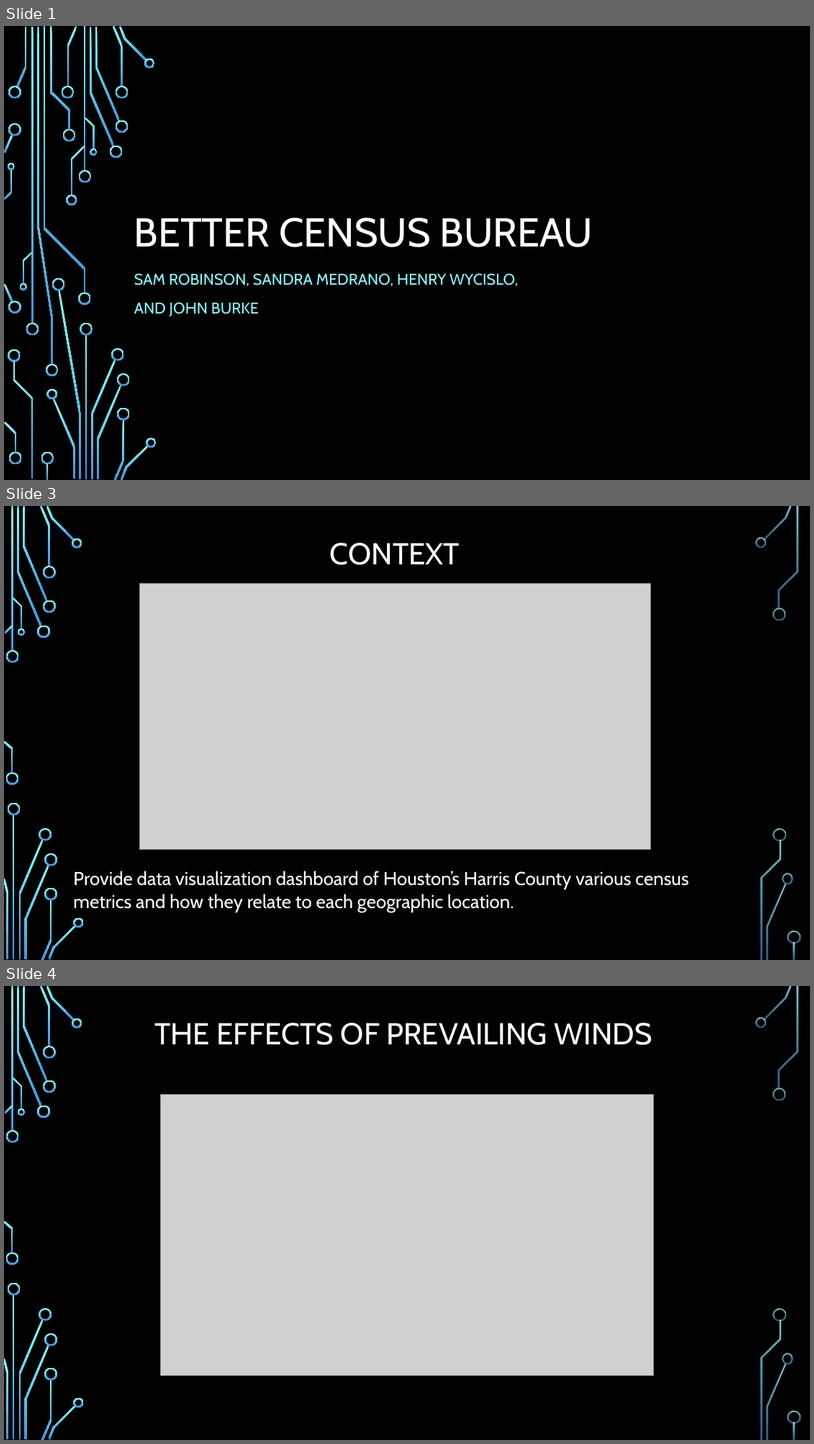
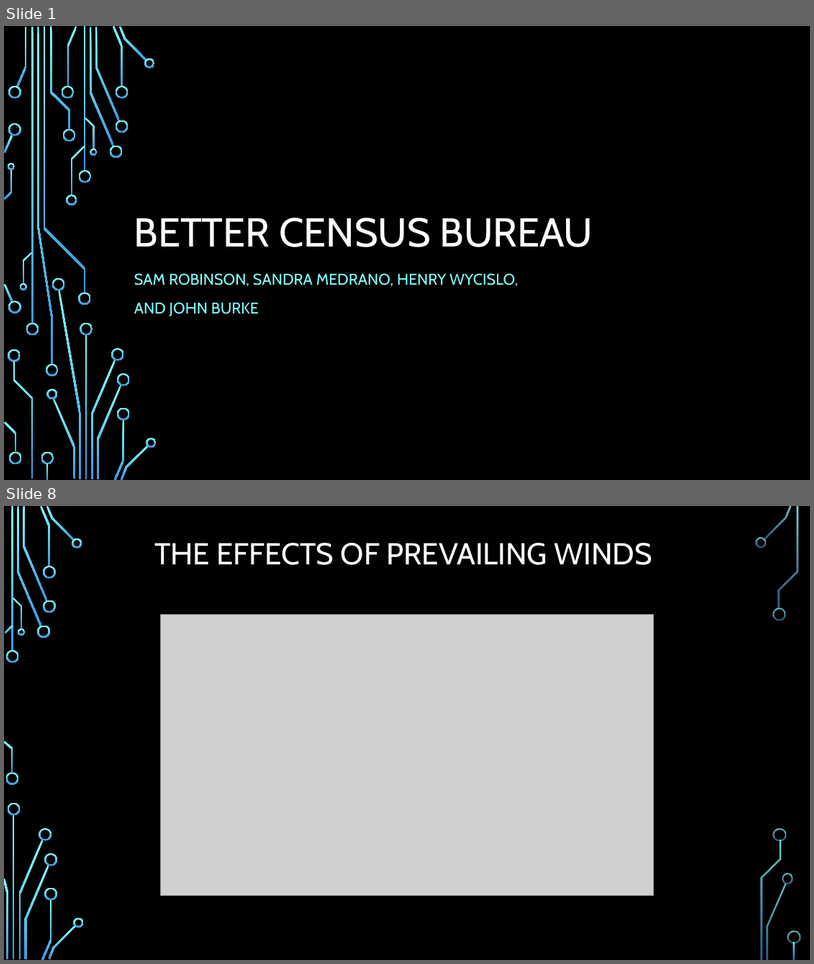
Before and after one commit to obsessedquant/Better_Census_Bureau, a slide deck: Final/Better Census Bureau.pptx. Shown one above the other, each under a label of ours: slides 1, 3 and 4 before the commit, slides 1 and 8 after it; the slides between them are not shown. The pictures are 814x1444 and 814x964 pixels, drawn with LibreOffice and Linux fonts; fonts in the diff are those of the drawing; grey boxes stand for pictures; background and template pictures are left out. Boxes give left, top, right and bottom in pixels: in the first picture for what was removed or moved away, otherwise in the second. Text is boxed around its words. In the diff, an @@ line names an element or a change of style, - is before the commit and + after.

```diff
--- a/Final/Better Census Bureau.pptx
+++ b/Final/Better Census Bureau.pptx
@@ slide 3 removed at [4, 506, 810, 960], background picture (left out); not listed: 36 template elements that a slide beside it also shows @@
@@ title removed at [330, 543, 460, 565] @@
-CONTEXT
@@ picture removed at [139, 584, 651, 849] @@
@@ text removed at [73, 870, 689, 911] @@
-Provide data visualization dashboard of Houston’s Harris County various census metrics and how they relate to each geographic location.
@@ what was slide 4 is now slide 8 @@
```
Also in this commit, not shown: 2 slides changed, 2 other files.
